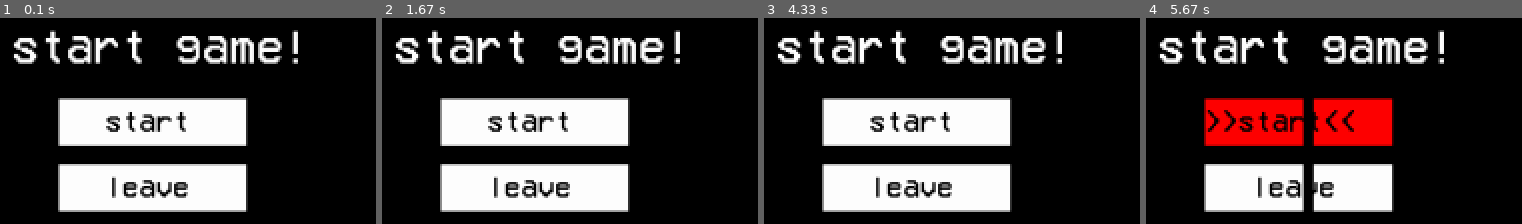
Above: before the commit, frames 1-4 (left to right).
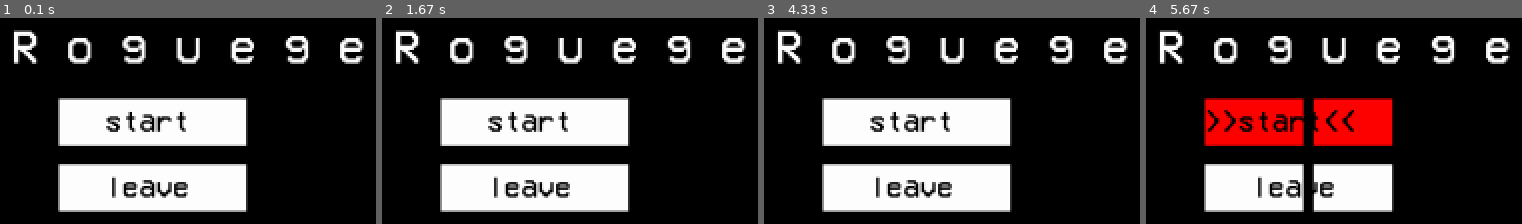
Above: after the commit, the same moments.

Repository: myatnyi/pygame-project
Game: pygame game, started from main.py
Same seed, same stepped clock (60 frames per second), same inputs: the game is played once before the commit and once after it.
Inputs:
- Up to frame 1 (0.1 s): no input
- Up to frame 2 (1.67 s): hold Left 0.33-0.87 s; hold Down 0.9-1.2 s; hold Left 1.23-1.63 s
- Up to frame 3 (4.33 s): hold Up 1.67-2.03 s; hold Right 2.07-2.7 s; hold Down 2.73-3.1 s; hold Left 3.13-3.6 s; hold Right 3.63-4.1 s; hold Up from 4.13 s (still down)
- Up to frame 4 (5.67 s): release Up at 4.43 s; hold Right 4.47-4.93 s; click "start" at 5.02 s

The runs differ from the first frame. In frame 1, 6.0% of the frame differs, in the area x 3-97%, y 5-23%; in frame 2, 6.0%; in frame 3, 6.1%; in frame 4, 6.1%.

Commit message:
я устал

Diff:
--- a/Abilities.py
+++ b/Abilities.py
@@ -1,6 +1,7 @@
 import pygame
 from statemachine import *
 import math
+import random
 
 class Ability:
     def __init__(self, owner):
@@ -10,7 +11,7 @@
         self.use_time = 0
         self.used_time = 0
         self.attack_time = 0
-        self.regened = True
+        self.regened = False
         self.DAMAGE = 0
 
     def update(self):
@@ -29,7 +30,7 @@
 class ChargeAndAttack(Ability):
     def __init__(self, owner):
         super().__init__(owner)
-        self.regen_time = 5000
+        self.regen_time = 5000 + random.randint(-1000, 1000)
         self.charge_time = 500
         self.attack_time = 1000
         self.DAMAGE = 5
--- a/Levels.py
+++ b/Levels.py
@@ -1,7 +1,6 @@
 import pygame
 import pathlib
 import os
-
 
 class Level:
     def __init__(self, screen, filename):
@@ -27,3 +26,6 @@
     def draw_border(self, coords):
         border = pygame.draw.lines(self.screen, 'white', True, coords, 10)
         pygame.draw.polygon(self.screen, 'black', coords)
+
+    def update(self):
+        self.enemies.update()
--- a/UI.py
+++ b/UI.py
@@ -12,7 +12,7 @@
         hearts = pygame.sprite.Group()
         self.player = player
 
-    def draw_hp_line(self):
+    def draw_hp_line(self, screen):
         if self.player.hp < 0:
             self.player.hp = 0
         LENGTH = 300
--- a/cards.py
+++ b/cards.py
@@ -1,3 +1,5 @@
+import random
+from main import print_text
 import pygame
 import pathlib
 import os
@@ -5,7 +7,7 @@
 
 
 class Card(Object):
-    def __init__(self, screen, prev_img, x, y, all_sprites):
+    def __init__(self, screen, prev_img, x, y, all_sprites, player):
         super().__init__(screen, prev_img, x, y, all_sprites)
         self.velocity = 0
         self.offset = 0
@@ -14,20 +16,47 @@
         self.direction = 0
         self.friction = 0.6
         self.ran_over = False
+        self.player = player
+        self.state = random.randint(1, 3)
+        self.picked = False
 
     def update(self):
+        match self.state:
+            case 1:
+                text = '+УРОН'
+            case 2:
+                text = '+ХП'
+            case 3:
+                text = '+СКОРОСТЬ'
         super().update()
         cntr = self.rect.center
         self.rect = self.image.get_rect()
         self.rect.center = cntr
         if not self.ran_over:
             self.intro()
+            print_text(text, self.rect.x + self.rect.width // 2, self.rect.y + self.rect.height // 2, 'black', 50,
+                       centered=True)
         else:
             if self.rect.collidepoint(pygame.mouse.get_pos()):
                 cntr = self.rect.center
                 self.image = pygame.transform.scale_by(self.image, (1.1, 1.1))
                 self.rect = self.image.get_rect()
                 self.rect.center = cntr
+                print_text(text, self.rect.x + self.rect.width // 2, self.rect.y + self.rect.height // 2, 'black', 55,
+                           centered=True)
+                if pygame.mouse.get_pressed()[0]:
+                    match self.state:
+                        case 1:
+                            self.player.WEAPON.DAMAGE += 3
+                        case 2:
+                            self.player.MAX_HP += 5
+                            self.player.hp += 5
+                        case 3:
+                            self.player.MAX_SPEED += 2
+                    self.picked = True
+            else:
+                print_text(text, self.rect.x + self.rect.width // 2, self.rect.y + self.rect.height // 2, 'black', 50,
+                           centered=True)
 
 
     def intro(self):
@@ -38,6 +67,9 @@
             self.ran_over = True
         if self.velocity > self.MAX_SPEED:
             self.velocity = self.MAX_SPEED
-        self.velocity += self.direction * 20
+        self.velocity += self.direction * 30
         self.velocity *= self.friction
         self.rect = self.rect.move(0, self.velocity)
+
+    def __bool__(self):
+        return self.picked
--- /dev/null
+++ b/enemies/enemies1.txt
@@ -0,0 +1,2 @@
+820 560
+1260 560
--- /dev/null
+++ b/enemies/enemies10.txt
@@ -0,0 +1,2 @@
+720 440
+1200 440
--- /dev/null
+++ b/enemies/enemies2.txt
@@ -0,0 +1,2 @@
+820 560
+1260 560
--- /dev/null
+++ b/enemies/enemies3.txt
@@ -0,0 +1,2 @@
+820 560
+1060 560
--- /dev/null
+++ b/enemies/enemies4.txt
@@ -0,0 +1,4 @@
+960 400
+800 520
+1120 520
+960 600
--- /dev/null
+++ b/enemies/enemies5.txt
@@ -0,0 +1,2 @@
+920 560
+1160 560
--- /dev/null
+++ b/enemies/enemies6.txt
@@ -0,0 +1,2 @@
+960 400
+960 600
--- /dev/null
+++ b/enemies/enemies7.txt
@@ -0,0 +1,2 @@
+820 560
+1260 560
--- /dev/null
+++ b/enemies/enemies8.txt
@@ -0,0 +1,2 @@
+820 560
+1260 560
--- /dev/null
+++ b/enemies/enemies9.txt
@@ -0,0 +1,2 @@
+820 560
+1260 560
--- a/levels/level8.txt
+++ b/levels/level8.txt
@@ -1,4 +1,12 @@
-880 200
-880 880
-1040 880
-1040 200
+560 720
+1360 720
+1360 680
+1400 680
+1400 320
+1360 320
+1360 280
+560 280
+560 320
+520 320
+520 680
+560 680
--- a/main.py
+++ b/main.py
@@ -40,7 +40,7 @@
         self.change_frame(self.frames, 0.05)
         self.count_frames += 1
 
-class Background():
+class Background:
     def __init__(self, negative=False):
         super().__init__()
         self.stars = []
@@ -95,7 +95,6 @@
         if pygame.mouse.get_pressed()[0] == 1 and rect.collidepoint(pos):
             STATE = self.state
 
-
 def print_text(text, x, y, color, size, centered=False):
     font = pygame.font.Font(os.path.join(pathlib.Path(__file__).parent.resolve(), 'data', 'cool_font.ttf'), size)
     need_text = font.render(text, True, pygame.Color(color))
@@ -125,7 +124,8 @@
 def start_screen():
     start_game_btn = Button(200, 50, 850, 400, 'start', MenuSM.START, 30)
     leave_game_btn = Button(200, 50, 850, 470, 'leave', MenuSM.LEAVE, 30)
-    print_text('start game!', 800, 320, 'white', 50)
+    print_text('R o g u e g e', 800, 320, 'white', 50)
+
     while True:
         for event in pygame.event.get():
             if event.type == pygame.QUIT:
@@ -144,16 +144,16 @@
 
 
 def final_screen():
+    global FLOOR
     screen.fill('black')
     restart_game_btn = Button(200, 50, 850, 500, 'restart', MenuSM.START, 30)
     leave_game_btn = Button(200, 50, 850, 570, 'leave', MenuSM.LEAVE, 30)
     print_text('you lose(', 800, 150, 'white', 120)
-    print_text(f'kills: {KILLS}', 840, 260, 'white', 70)
-    print_text(f'time: {TIME}', 840, 320, 'white', 70)
-    print_text(f'score: {SCORE}', 840, 380, 'white', 70)
+    print_text(f'FLOOR: {FLOOR}', 840, 320, 'white', 70)
     pygame.mixer.music.load(os.path.join('data', 'menu_or_final.mp3'))
     pygame.mixer.music.play(-1)
     pygame.mixer.music.set_volume(0.1)
+    FLOOR = 0
     while True:
         for event in pygame.event.get():
             if event.type == pygame.QUIT:
@@ -177,19 +177,23 @@
     all_sprites = all_spirtes
     font = pygame.font.Font(os.path.join(pathlib.Path(__file__).parent.resolve(), 'data', 'cool_font.ttf'), 30)
     enemies = pygame.sprite.Group()
-    level = Level(screen, f'level{random.randint(1, 10)}.txt')
+    lvl = random.randint(1, 10)
+    level = Level(screen, f'level{lvl}.txt')
     player = player
     player.load_obs(level.read_file()[1])
-    bleb = Bleb(screen, 'bleb.png', 400, 400, all_sprites, player)
-    bleb.load_obs(level.read_file()[1])
-    enemies.add(bleb)
+    with open(os.path.join(pathlib.Path(__file__).parent.resolve(), 'enemies', f'enemies{lvl}.txt'), 'r') as f:
+        for i in f.readlines():
+            pos = [int(x) for x in i.split()]
+            bleb = Bleb(screen, 'bleb.png', pos[0], pos[1], all_sprites, player)
+            bleb.load_obs(level.read_file()[1])
+            enemies.add(bleb)
     player.get_inter_objs(enemies)
     heart = Heart(player, 20, 7)
     bg = Background()
     pygame.mixer.music.load(os.path.join('data', 'game_music.mp3'))
     pygame.mixer.music.play(-1)
     pygame.mixer.music.set_volume(0.1)
-
+    print(lvl)
     while True:
         for event in pygame.event.get():
             if event.type == pygame.QUIT or event.type == pygame.KEYDOWN and event.key == pygame.K_ESCAPE:
@@ -200,11 +204,10 @@
         level.draw_border(level.read_file()[0])
         print_text(f'FLOOR {FLOOR}', WIDTH // 2, HEIGHT // 2, 'white', 50, centered=True)
         all_sprites.update()
-        heart.draw_hp_line()
+        heart.draw_hp_line(screen)
 
         if not enemies:
             break
-
 
         if STATE != MenuSM.START:
             return
@@ -225,12 +228,12 @@
     transition('white')
 
 
-def cards():
+def cards(player):
     bg = Background(negative=True)
     cards = pygame.sprite.Group()
-    card1 = Card(screen, 'card.png', 100, 1080, cards)
-    card2 = Card(screen, 'card.png', 770, 1080, cards)
-    card3 = Card(screen, 'card.png', 1440, 1080, cards)
+    card1 = Card(screen, 'card.png', 100, 1080, cards, player)
+    card2 = Card(screen, 'card.png', 770, 1080, cards, player)
+    card3 = Card(screen, 'card.png', 1440, 1080, cards, player)
     while True:
         for event in pygame.event.get():
             if event.type == pygame.KEYDOWN and event.key == pygame.K_ESCAPE:
@@ -238,12 +241,15 @@
         screen.fill('white')
         print_text('PICK A CARD', WIDTH // 2, HEIGHT // 2, 'black', 50, centered=True)
         bg.update()
+        cards.draw(screen)
         cards.update()
-        cards.draw(screen)
+        if any(cards.sprites()):
+            return
         pygame.display.flip()
 
 
 def game():
+    global FLOOR
     all_sprites = pygame.sprite.Group()
     player = Player(screen, 'chr.png', WIDTH // 2, HEIGHT // 2, all_sprites)
     while True:
@@ -251,7 +257,9 @@
         level(player, all_sprites)
         if STATE != MenuSM.START:
             return
-        cards()
+        cards(player)
+
+        FLOOR += 1
 
 
 def terminate():
Binary file added: data/card.png
Binary file added: requirements.txt
